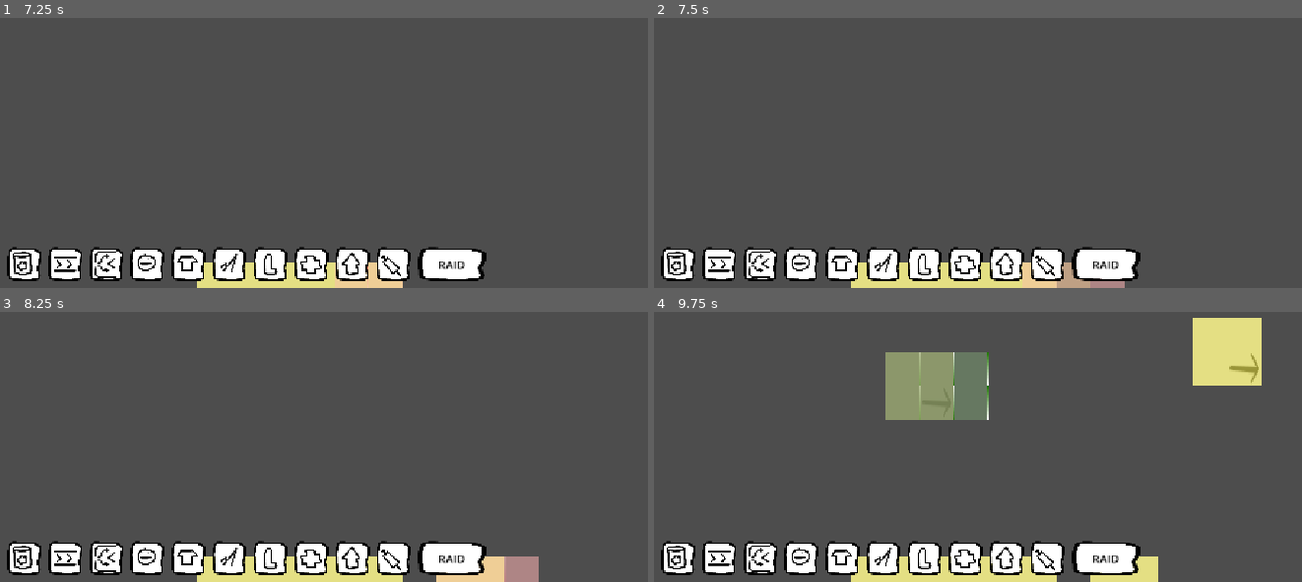
Above: before the commit, frames 1-4 (two rows, left to right).
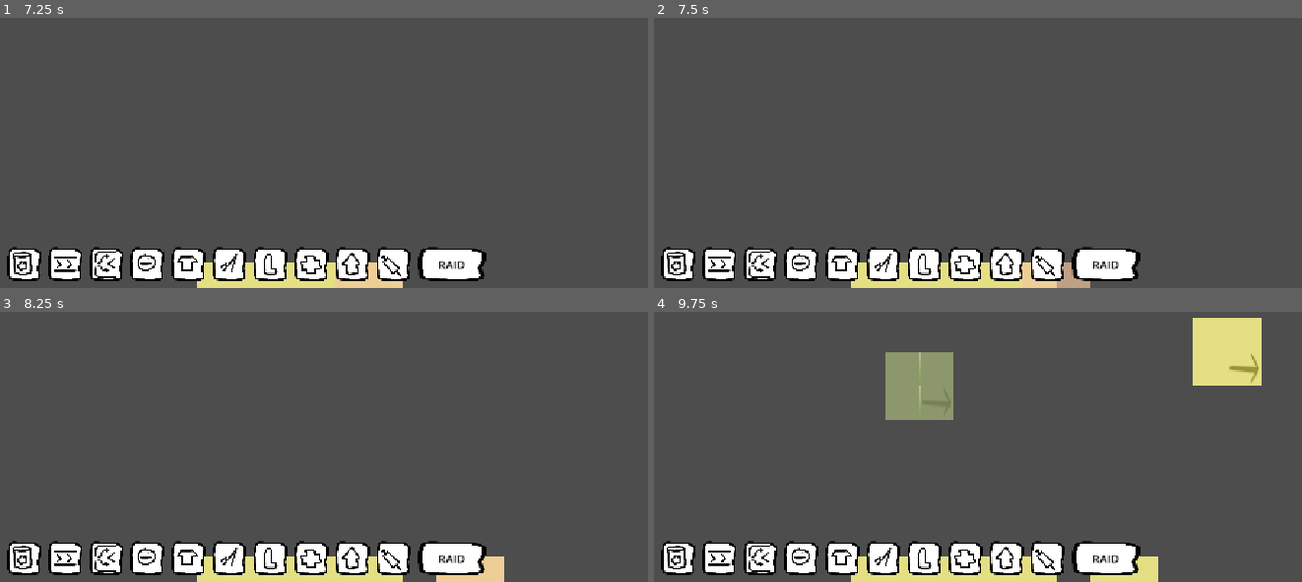
Above: after the commit, the same moments.

Repository: Schlutzkrapfen/Camara-Game
Game: Godot game, scene res://Levels/main_scene.tscn
Same seed, same stepped clock (60 frames per second), same inputs: the game is played once before the commit and once after it.
Inputs (mouse positions are in pixels of both pictures, inside the frame that each line leads up to):
- Up to frame 1 (7.25 s): click (25, 263) at 0.5 s; click (64, 263) at 1.25 s; click (103, 263) at 2 s; click (149, 263) at 2.75 s; click (187, 263) at 3.5 s; click (226, 263) at 4.25 s; click (272, 263) at 5 s; click (311, 263) at 5.75 s; click (349, 263) at 6.5 s
- Up to frame 2 (7.5 s): click (1049, 263) at 7.25 s
- Up to frame 3 (8.25 s): click "RAID" at 8 s
- Up to frame 4 (9.75 s): tap Enter at 8.75 s; move the mouse to (1224, 339) at 8.77 s; hold D 8.78-9.53 s; tap 0 (Aliver) at 8.85, 9.6 s; click (1224, 339) at 8.92 s; tap Space at 9.02, 9.5 s; move the mouse to (887, 382) at 9.52 s; hold S from 9.53 s (still down)

Frame 1 is identical in both runs. In frame 2, 0.1% of the frame differs, in the area x 67-73%, y 96-100%; in frame 3, 0.5%; in frame 4, 1.4%, in the area x 46-52%, y 14-40%.
Error in both runs: Invalid assignment of property or key 'locked' with value of type 'bool' on a base object of type 'Nil'. (res://script/globals/GameManager.gd:82)

Commit message:
updated the flowfield and spawner that the aliver works

Diff:
--- a/Levels/flow_field.gd
+++ b/Levels/flow_field.gd
@@ -29,6 +29,9 @@
 	grid_pos_array.clear()
 	item_used.clear()
 	for item in list_items:
+		if item == null:
+			print("HERE IS SOMETHING WRONG I CAN FEEL IT")
+			continue
 		var grid_pos =main_tile_map.local_to_map(item.global_position)
 		grid_pos_array[grid_pos] = true
 		if main_tile_map.occupied_tiles.has(grid_pos)and main_tile_map.add_item_input(item, main_tile_map.occupied_tiles[grid_pos]):
--- a/Resourcen/aliver.tres
+++ b/Resourcen/aliver.tres
@@ -5,9 +5,8 @@
 
 [resource]
 script = ExtResource("3_fysok")
-size = Vector2i(3, 2)
+size = Vector2i(2, 2)
 tilemap_id = 3
-craft_time = 4.0
 input = Array[Script]([ExtResource("1_n0qn3")])
 output_tile = Dictionary[Vector2i, int]({
 Vector2i(1, 1): 0
--- a/script/spawner.gd
+++ b/script/spawner.gd
@@ -105,6 +105,7 @@
 			continue
 		creature.is_alive = true
 		result = creature
+		break
 	return output_one_item(factory,result)
 
 func upgrade_items(factory:BuildData)-> bool:
Not shown, removed: script/empty
